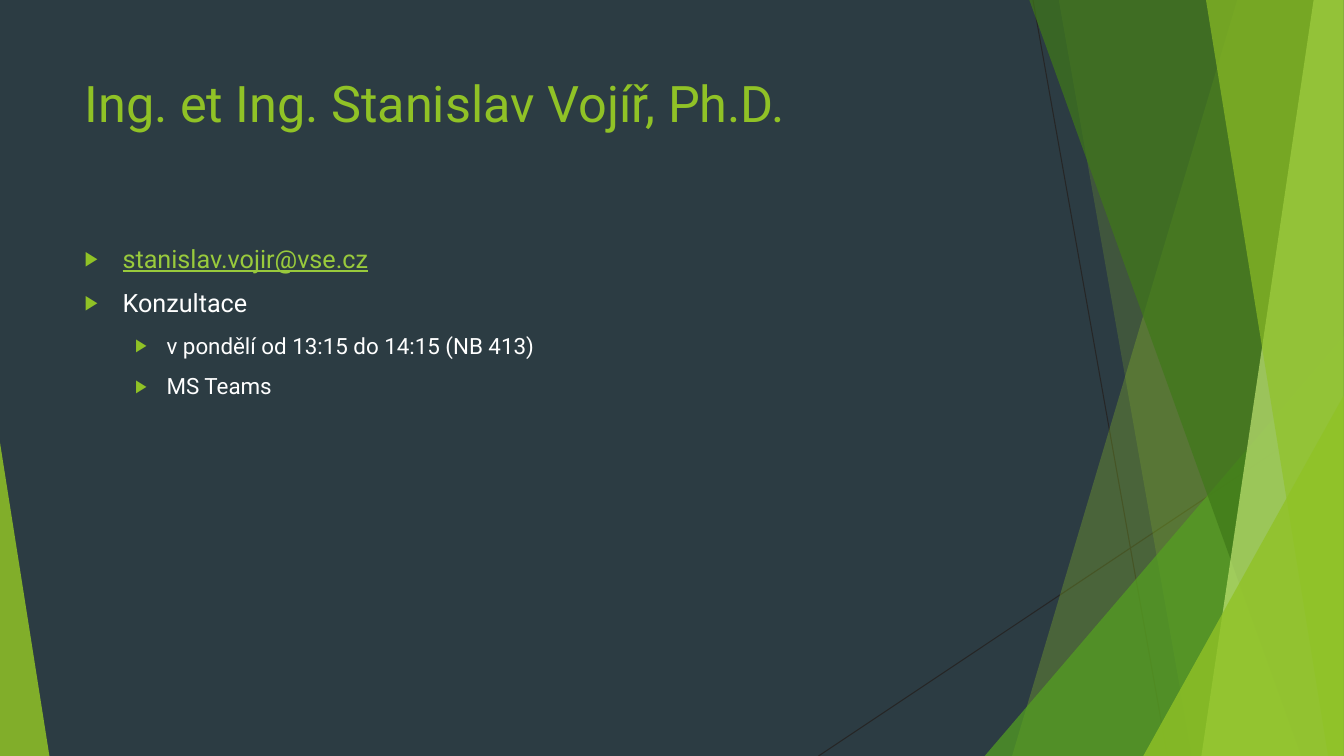
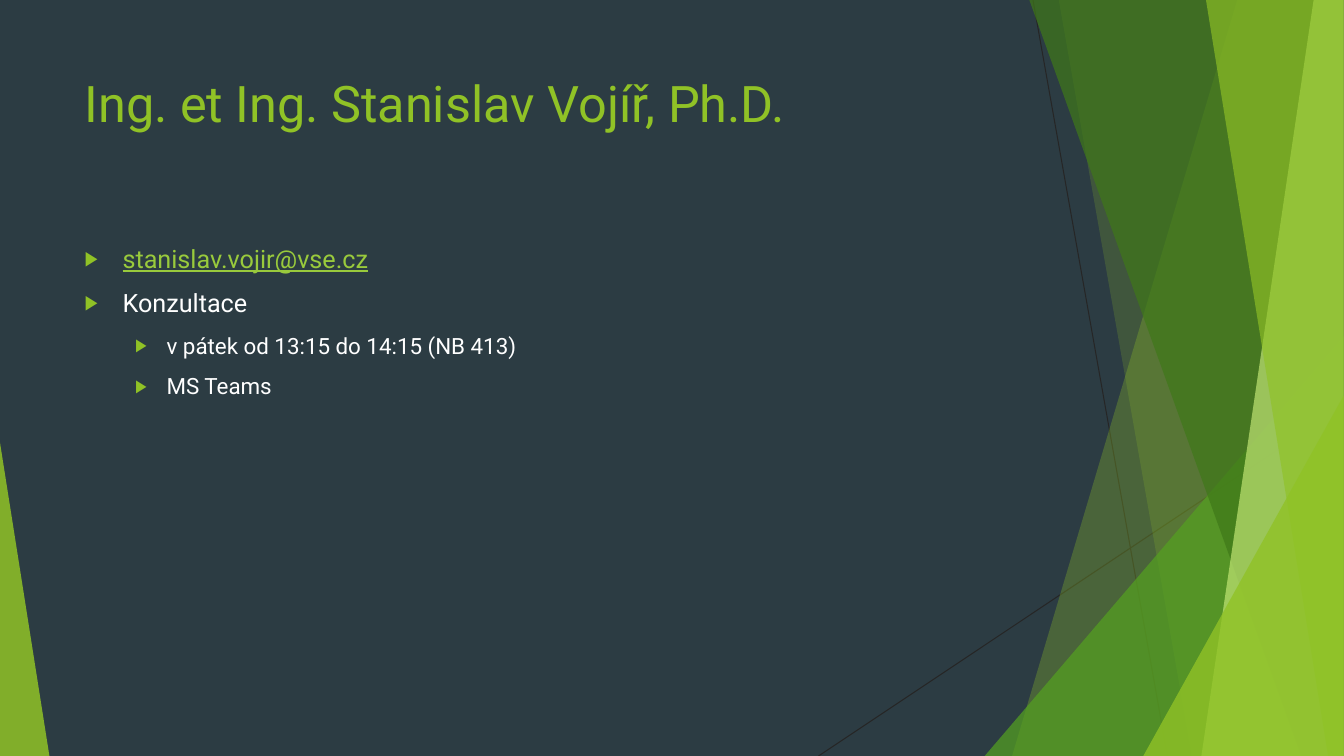
Before and after one commit to 4iz160/cviceni, a slide deck: slide 2 of 01-data-informace-znalosti-zdroje/cviceni-01.pptx. Drawn at 1344x756 pixels with LibreOffice and Linux fonts; fonts in the diff are those of the drawing. Boxes give left, top, right and bottom in pixels: in the first picture for what was removed or moved away, otherwise in the second. Text is boxed around its words. In the diff, an @@ line names an element or a change of style, - is before the commit and + after.

Commit message:
KH

```diff
--- a/01-data-informace-znalosti-zdroje/cviceni-01.pptx
+++ b/01-data-informace-znalosti-zdroje/cviceni-01.pptx
@@ text at (167,336,516,359): text changed @@
-  ▶ v pondělí od 13:15 do 14:15 (NB 413)
+  ▶ v pátek od 13:15 do 14:15 (NB 413)
```
